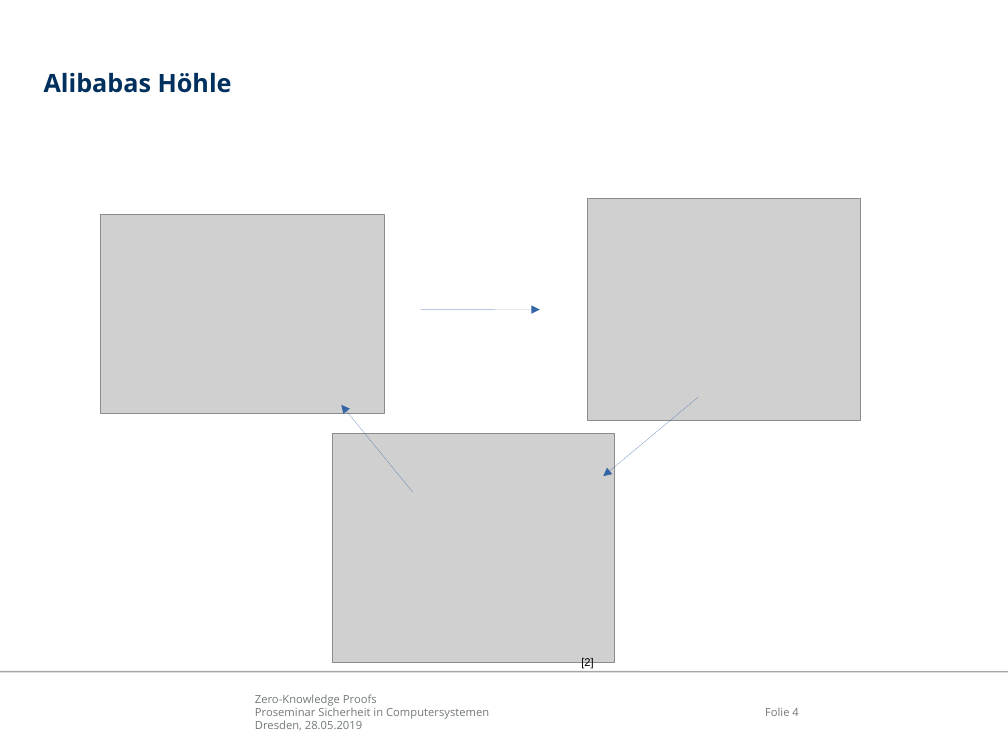
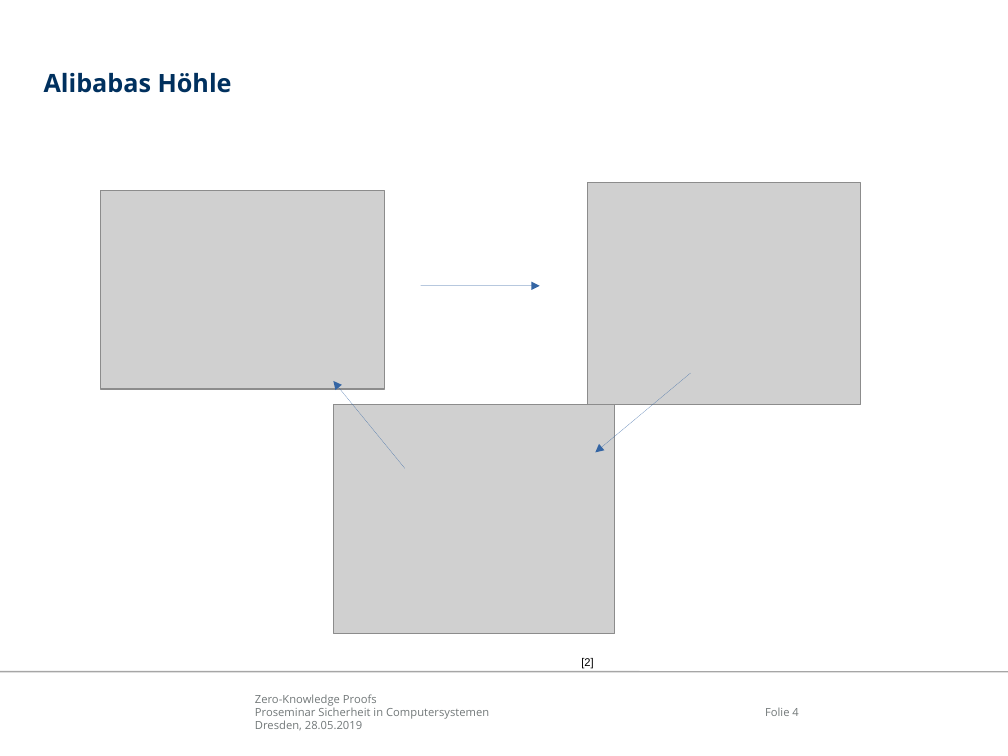
Before and after one commit to mostermann96/Presentations, a slide deck: slide 4 of Zero-Knowledge Proofs/Präsentation/ZKP.odp. Drawn at 1008x756 pixels with LibreOffice and Linux fonts; fonts in the diff are those of the drawing; grey boxes stand for pictures; background and template pictures are left out. Boxes give left, top, right and bottom in pixels: in the first picture for what was removed or moved away, otherwise in the second. Text is boxed around its words. In the diff, an @@ line names an element or a change of style, - is before the commit and + after.

```diff
--- a/Zero-Knowledge Proofs/Präsentation/ZKP.odp
+++ b/Zero-Knowledge Proofs/Präsentation/ZKP.odp
@@ picture: place and size @@
-picture at bbox=[101, 215, 384, 413]
+picture at bbox=[101, 191, 384, 389]
@@ picture: place and size @@
-picture at bbox=[588, 199, 861, 420]
+picture at bbox=[588, 182, 861, 404]
@@ arrow moved from (420, 309) - (539, 309) to (420, 285) - (539, 285) @@
@@ arrow moved from (412, 492) - (342, 405) to (405, 469) - (334, 381) @@
@@ arrow moved from (699, 397) - (603, 476) to (690, 373) - (596, 453) @@
@@ picture: place and size @@
-picture at bbox=[333, 433, 614, 662]
+picture at bbox=[334, 405, 615, 634]
```
Also in this commit, not shown: 3 other slides changed, 1 slide added, 8 other files.
